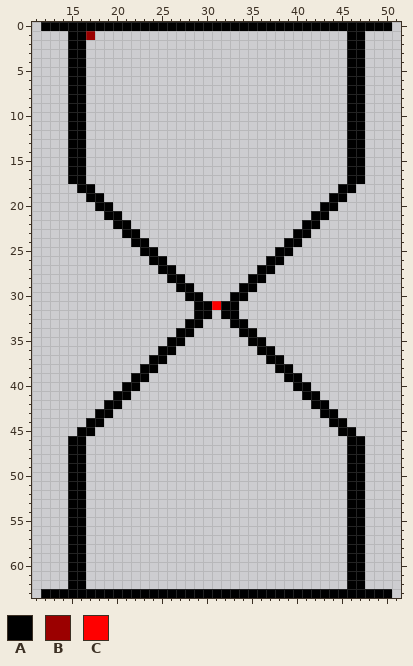
Two versions of one pixel-art file, src/assets/klep-a.ase. The picture above was drawn from the file before the commit.
64x64 pixels, 1 frame. Shown: x 11..51, y 0..63.
Palette (. is transparent): A #000000  B #9b0000  C #ff0000
Pixels before (only the part around the change), first column x 18:
 0 AAAAAAAAAAAAAAAAAAAAAAAAAAAAAAAAA.
 1 ............................AA....
 2 ............................AA....
 3 ............................AA....
 4 ............................AA....
 5 ............................AA....
 6 ............................AA....
 7 ............................AA....
 8 ............................AA....
 9 ............................AA....
10 ............................AA....
11 ............................AA....
12 ............................AA....
13 ............................AA....
14 ............................AA....
15 ............................AA....
16 ............................AA....
17 ............................AA....
18 ...........................AA.....
19 A.........................AA......
20 AA.......................AA.......
21 .AA.....................AA........
22 ..AA...................AA.........
23 ...AA.................AA..........
24 ....AA...............AA...........
25 .....AA.............AA............
26 ......AA...........AA.............
27 .......AA.........AA..............
28 ........AA.......AA...............
29 .........AA.....AA................
30 ..........AA...AA.................
31 ...........AACAA..................
32 ...........AA.AA..................
33 ..........AA...AA.................
34 .........AA.....AA................
35 ........AA.......AA...............
36 .......AA.........AA..............
37 ......AA...........AA.............
38 .....AA.............AA............
39 ....AA...............AA...........
40 ...AA.................AA..........
41 ..AA...................AA.........
42 .AA.....................AA........
43 AA.......................AA.......
44 A.........................AA......
45 ...........................AA.....
46 ............................AA....
47 ............................AA....
48 ............................AA....
49 ............................AA....
50 ............................AA....
51 ............................AA....
52 ............................AA....
53 ............................AA....
54 ............................AA....
55 ............................AA....
56 ............................AA....
57 ............................AA....
58 ............................AA....
59 ............................AA....
After:
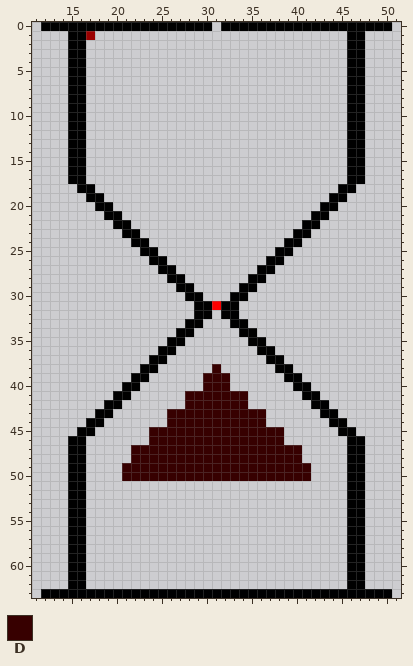
Colours new in this view: D #370000
The edit:
There is now colour D in row 38 at x 31; in rows 39 to 40 at x 30 to 32; in rows 41 to 42 at x 28 to 34; in rows 43 to 44 at x 26 to 36; in rows 45 to 46 at x 24 to 38; in rows 47 to 48 at x 22 to 40.
There is now colour D in rows 49 to 50 at x 21 to 41.
Colour A is gone in row 0 at x 31.
Where, in picture pixels (left, top, right, bottom), the same in both pictures:
erased: (212, 22, 221, 31)
added: (122, 364, 311, 481)
